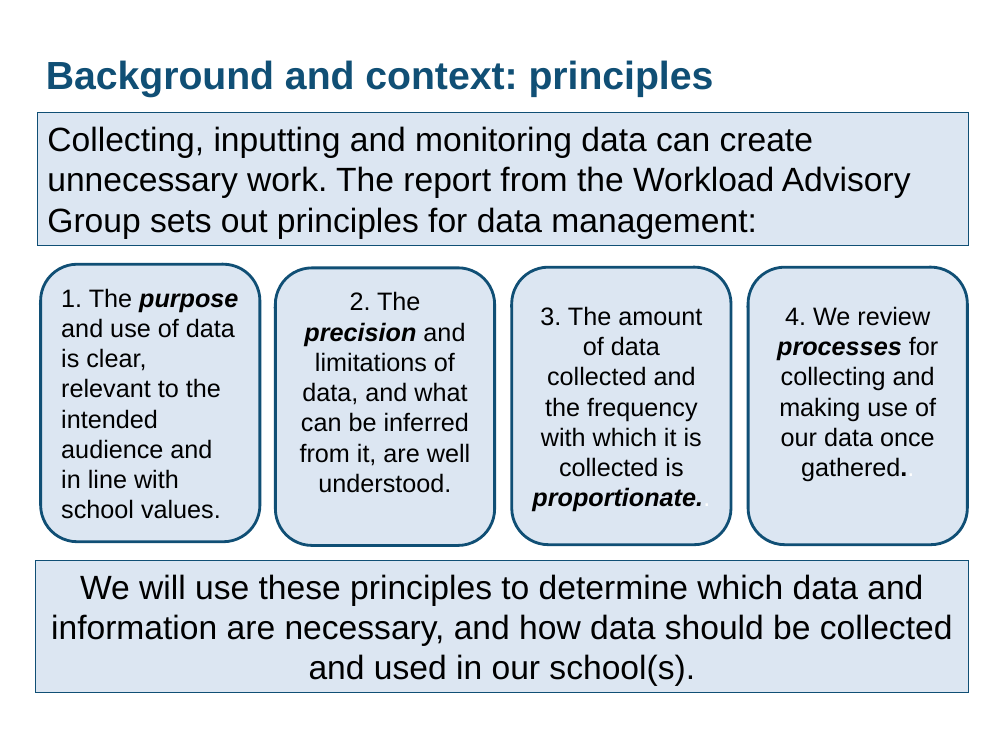
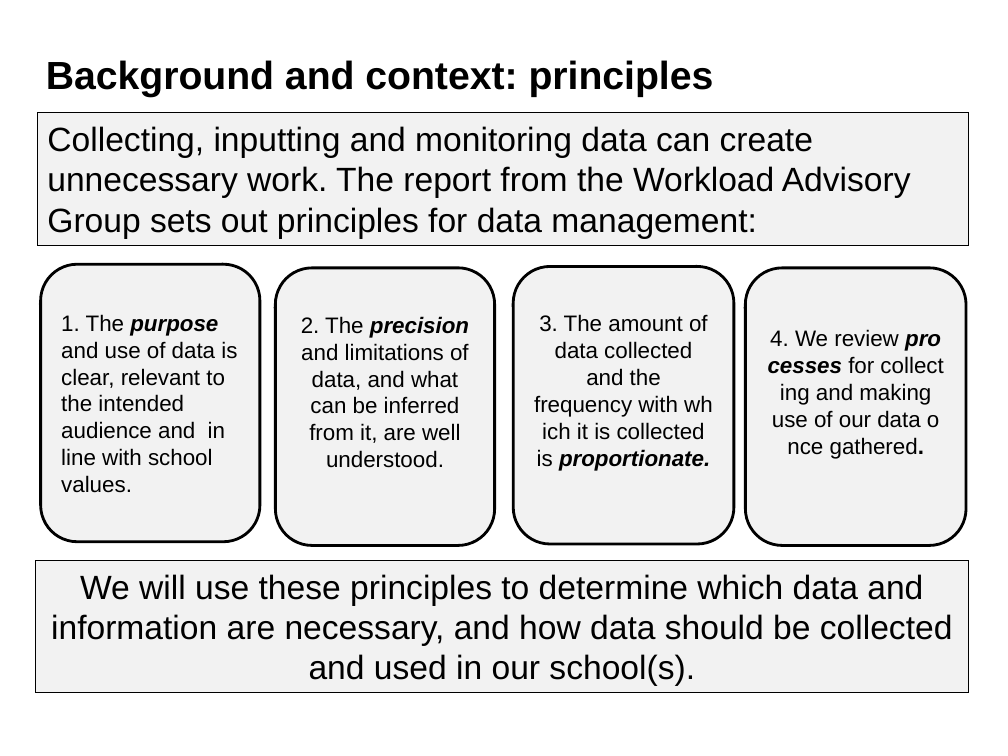
Before and after one commit to DFE-Digital/improve-workload-and-wellbeing-for-school-staff, a slide deck: slide 2 of content/assets/files/Review and streamline data management.odp. Drawn at 1008x756 pixels with LibreOffice and Linux fonts; fonts in the diff are those of the drawing. Boxes give left, top, right and bottom in pixels: in the first picture for what was removed or moved away, otherwise in the second. Text is boxed around its words. In the diff, an @@ line names an element or a change of style, - is before the commit and + after.

```diff
--- a/content/assets/files/Review and streamline data management.odp
+++ b/content/assets/files/Review and streamline data management.odp
@@ title "Background and context: principles" at [46,60,714,97]: text colour #104F75 to #000000 @@
@@ rectangle "Collecting, inputting and monitoring data ..." at [37,113,968,245]: fill #DCE6F2 to #F2F2F2; outline #104F75 0.74 pt to #000000 0.74 pt @@
@@ freeform shape "1. The purpose and use ..." at [40,264,260,541]: size 18 to 16 pt; fill #DCE6F2 to #F2F2F2; outline #104F75 2.01 pt to #000000 2.01 pt @@
@@ freeform shape "2. The precision and limitations ..." at [275,268,495,545]: size 18 to 16 pt; fill #DCE6F2 to #F2F2F2; outline #104F75 2.01 pt to #000000 2.01 pt @@
@@ freeform shape "3. The amount of data ..." at [513,266,734,543]: fill #DCE6F2 to #F2F2F2; outline #104F75 2.01 pt to #000000 2.01 pt; outline redrawn @@
@@ freeform shape "4. We review processes for ..." at [745,268,966,545]: fill #DCE6F2 to #F2F2F2; outline #104F75 2.01 pt to #000000 2.01 pt; outline redrawn @@
@@ text in freeform shape at [534,314,710,471]: text changed; size 18 to 16 pt @@
-3. The amount of data collected and the frequency with which it is collected is proportionate..
+3. The amount of data collected and the frequency with which it is collected is proportionate.
@@ text in freeform shape at [770,329,931,459]: text changed; size 18 to 16 pt @@
-4. We review processes for collecting and making use of our data once gathered..
+4. We review processes for collecting and making use of our data once gathered.
@@ rectangle "We will use these principles ..." at [35,560,968,692]: fill #DCE6F2 to #F2F2F2; outline #104F75 0.74 pt to #000000 0.74 pt @@
```
Also in this commit, not shown: 8 other slides changed, 33 other files.
